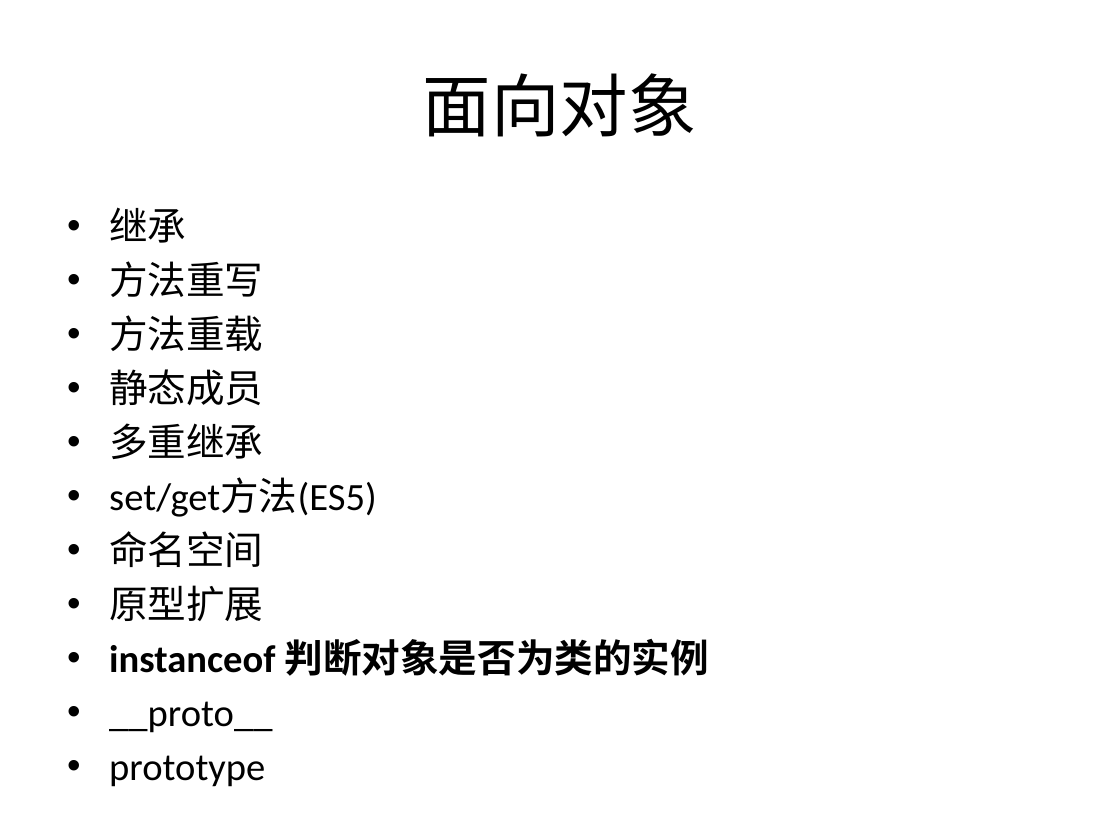
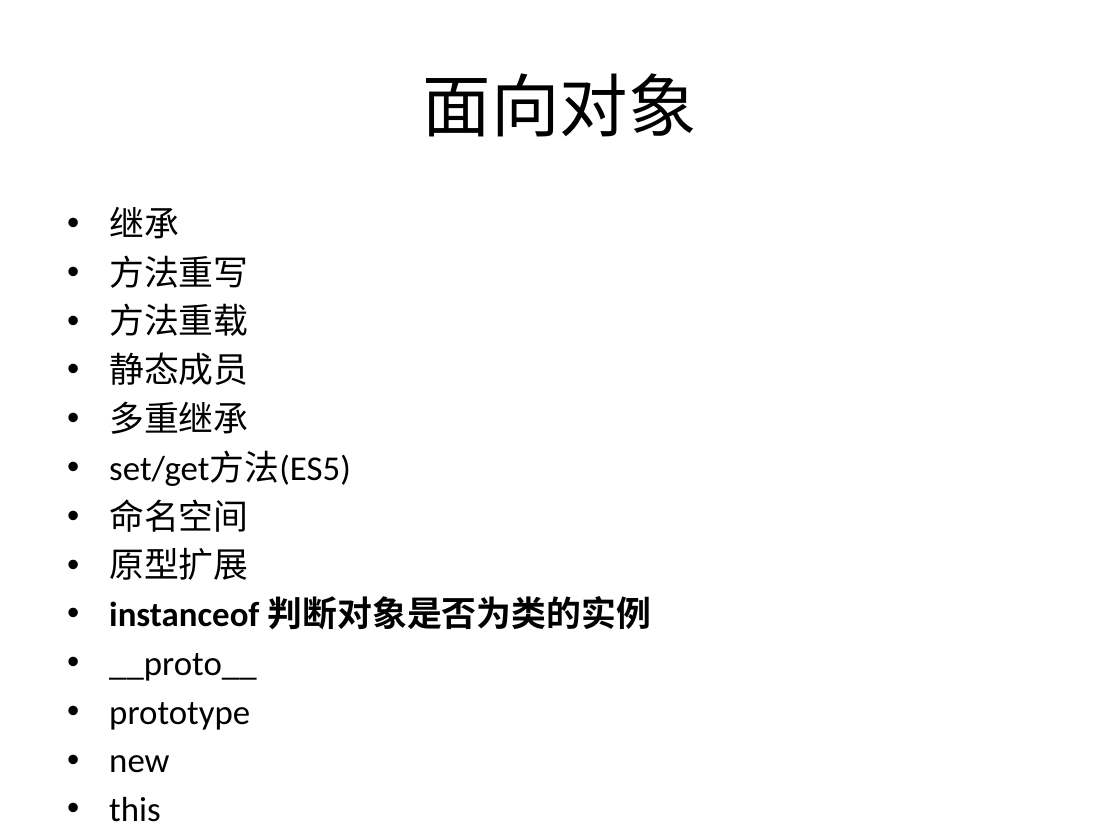
Before and after one commit to plter/HTML5Course20160612, a slide deck: slide 31 of Web前端教学记录.pptx. Drawn at 1120x840 pixels with LibreOffice and Linux fonts; fonts in the diff are those of the drawing. Boxes give left, top, right and bottom in pixels: in the first picture for what was removed or moved away, otherwise in the second. Text is boxed around its words. In the diff, an @@ line names an element or a change of style, - is before the commit and + after.

```diff
--- a/Web前端教学记录.pptx
+++ b/Web前端教学记录.pptx
@@ text at box(109, 207, 651, 730): paragraphs added @@
+• new
+• this
@@ text at box(109, 207, 651, 730): size 24.8 to 22.4 pt @@
```
Also in this commit, not shown: 1 slide added, 3 other files.
